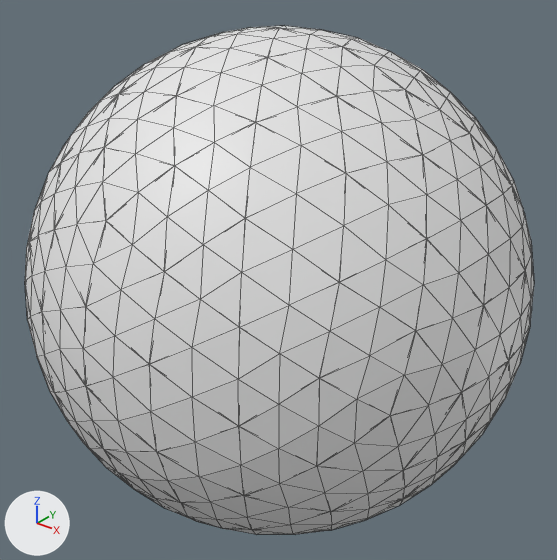
Renders of the OBJ model data/meshes/mysphere.obj from each side of a commit.
Both versions are drawn from a 50 mm camera at (3.41, -4.27, 2.65) aimed at (-0.01, 0.0, 0.0). The lights are fixed; the arrows at lower left show +X, +Y and +Z. Mesh edges are drawn as thin lines. Where no turn or scale is listed for an object, it has been applied to the vertices.

In view in the first picture: 'mysphere'.
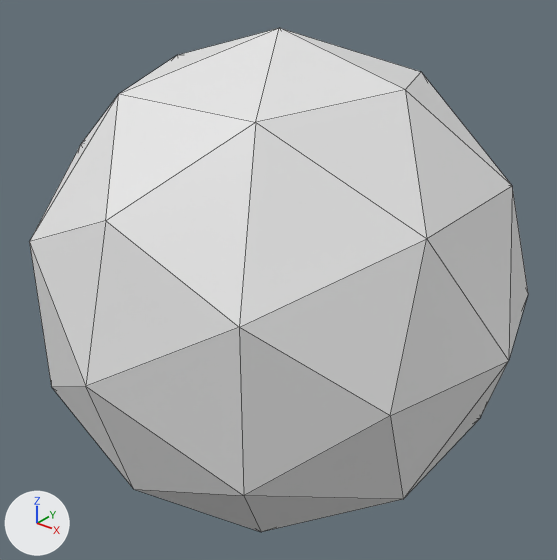
Pixel boxes (x1, y1, x2, y2) of what changed, in the pictures (557 x 560 px):
'mysphere', reshaped
    before: (25, 26, 534, 534)
    after: (30, 28, 528, 532)
part 1 of me_mysphere, deleted
    before: (25, 26, 534, 534)

The change, as a diff of the scene's bpy script:
```diff
--- a/data/meshes/mysphere.obj.py
+++ b/data/meshes/mysphere.obj.py
@@ me_mysphere @@
 # used by ob_mysphere; location = (0.0, 0.0, 0.0)
-me_mysphere.from_pydata(...)  # 642 vertices, 1680 faces; spans x -1.9..1.9, y -1.9..1.9, z -1.9..1.9
+me_mysphere.from_pydata(...)  # 42 vertices, 80 faces; spans x -1.9..1.9, y -1.9..1.9, z -1.9..1.9
+# me_mysphere part 1: 600 vertices removed from x -1.88..1.88, y -1.88..1.88, z -1.88..1.88
```
